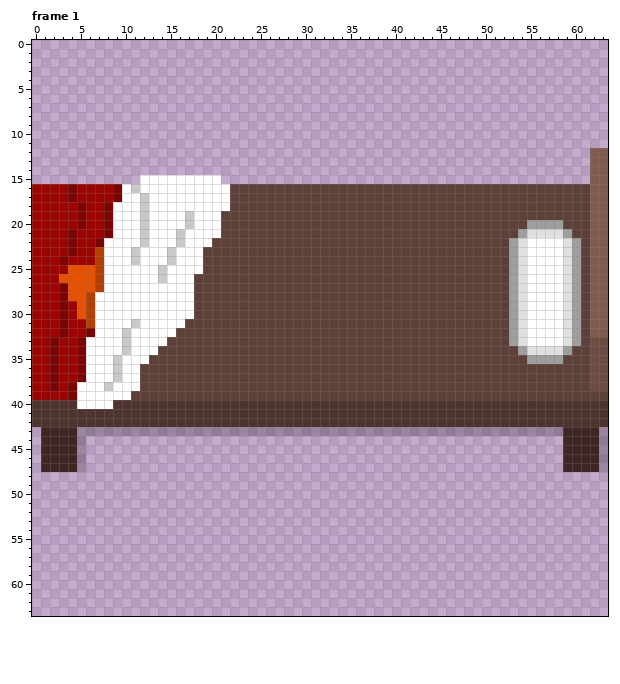
One commit to this pixel-art file: GameData/图片素材/build_item_2x2.aseprite. Above is the file before it was changed.
64x64 pixels, 12 frames. Colours within 5 levels of each other are drawn and written as one. Shown: frame 1. The commit also changed other frames, which this record leaves out.
Once edited:
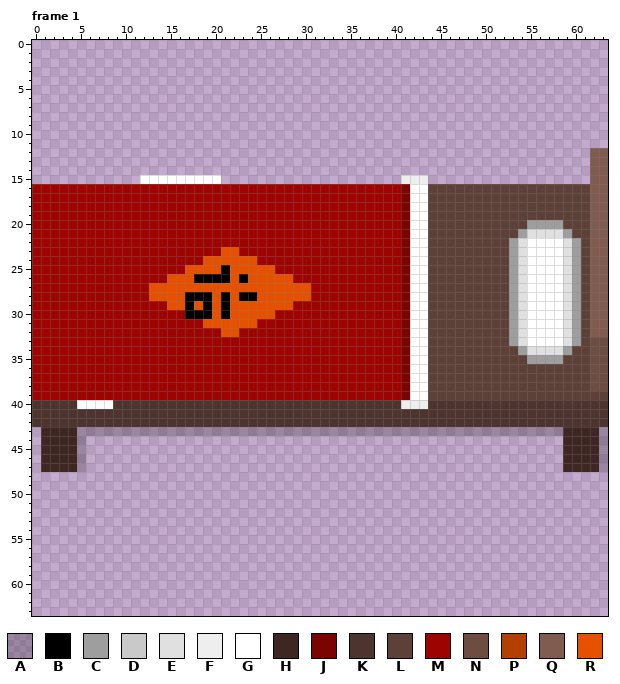
Palette (. is transparent): A #00000036  B #000000  C #9e9e9e  D #c9c9c9  E #e0e0e0  F #eeeeee  G #ffffff  H #3e2723  J #7a0401  K #4e342e  L #5d4037  M #9d0401  N #6d4c41  P #b33f00  Q #805c50  R #e65100
Edits made:
layer "bed_sheets_clean" now shown
Changed rows in their new state; - is an unchanged pixel.
Frame 1, layer "bed_sheets_clean":
first column x 2:
15 ---------------------------------------FFF
16 --M----MMMMMMMMMMMMMMMMMMMMMMMMMMMMMMMMJGG
17 --M----MMMMMMMMMMMMMMMMMMMMMMMMMMMMMMMMJGG
18 ---M--MMMMMMMMMMMMMMMMMMMMMMMMMMMMMMMMMJGG
19 ---M--MMMMMMMMMMMMMMMMMMMMMMMMMMMMMMMMMJGG
20 ---M--MMMMMMMMMMMMMMMMMMMMMMMMMMMMMMMMMJGG
21 --M---MMMMMMMMMMMMMMMMMMMMMMMMMMMMMMMMMJGG
22 --M--MMMMMMMMMMMMMMMMMMMMMMMMMMMMMMMMMMJGG
23 --M--MMMMMMMMMMMMMMRRMMMMMMMMMMMMMMMMMMJGG
24 -M---MMMMMMMMMMMMRRRRRRMMMMMMMMMMMMMMMMJGG
25 --MMMMMMMMMMMMMRRRRBRRRRRMMMMMMMMMMMMMMJGG
26 -MMMMMMMMMMMMRRRBBBBRBRRRRRMMMMMMMMMMMMJGG
27 -MMMMMMMMMMRRRRRRRRRRRRRRRRRRMMMMMMMMMMJGG
28 -MMMMMMMMMMRRRRBBBRBRBBRRRRRRMMMMMMMMMMJGG
29 -M-MMMMMMMMMMRRBRBRBRRRRRRRMMMMMMMMMMMMJGG
30 -M-MMMMMMMMMMMMBBBRBRRRRRMMMMMMMMMMMMMMJGG
31 -M--MMMMMMMMMMMMMRRRRRRMMMMMMMMMMMMMMMMJGG
32 -M--MMMMMMMMMMMMMMMRRMMMMMMMMMMMMMMMMMMJGG
33 M--MMMMMMMMMMMMMMMMMMMMMMMMMMMMMMMMMMMMJGG
34 M--MMMMMMMMMMMMMMMMMMMMMMMMMMMMMMMMMMMMJGG
35 M--MMMMMMMMMMMMMMMMMMMMMMMMMMMMMMMMMMMMJGG
36 M--MMMMMMMMMMMMMMMMMMMMMMMMMMMMMMMMMMMMJGG
37 M--MMMMMMMMMMMMMMMMMMMMMMMMMMMMMMMMMMMMJGG
38 M-MMMMMMMMMMMMMMMMMMMMMMMMMMMMMMMMMMMMMJGG
39 --MMMMMMMMMMMMMMMMMMMMMMMMMMMMMMMMMMMMMJGG
40 ---------------------------------------FFF
